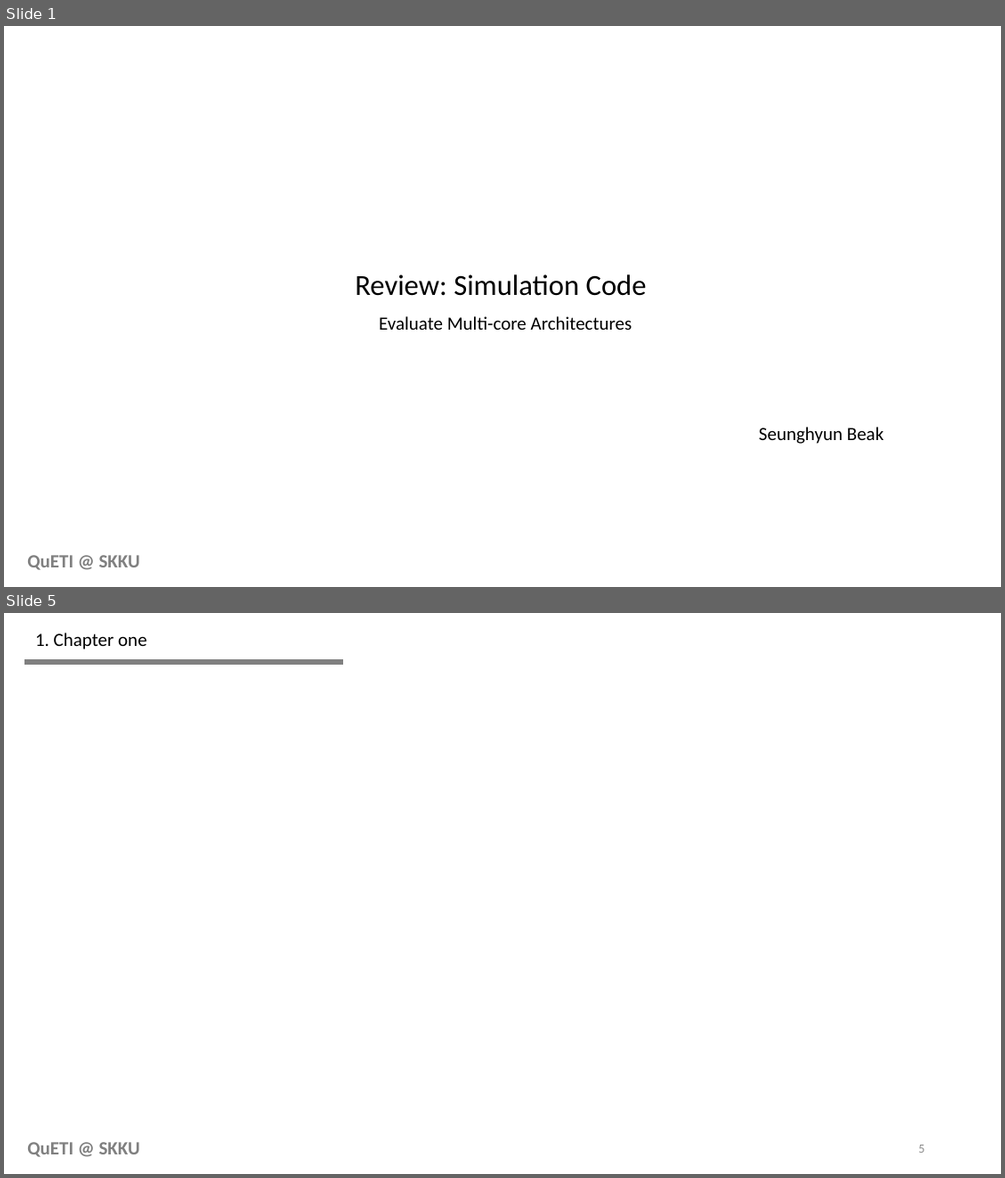
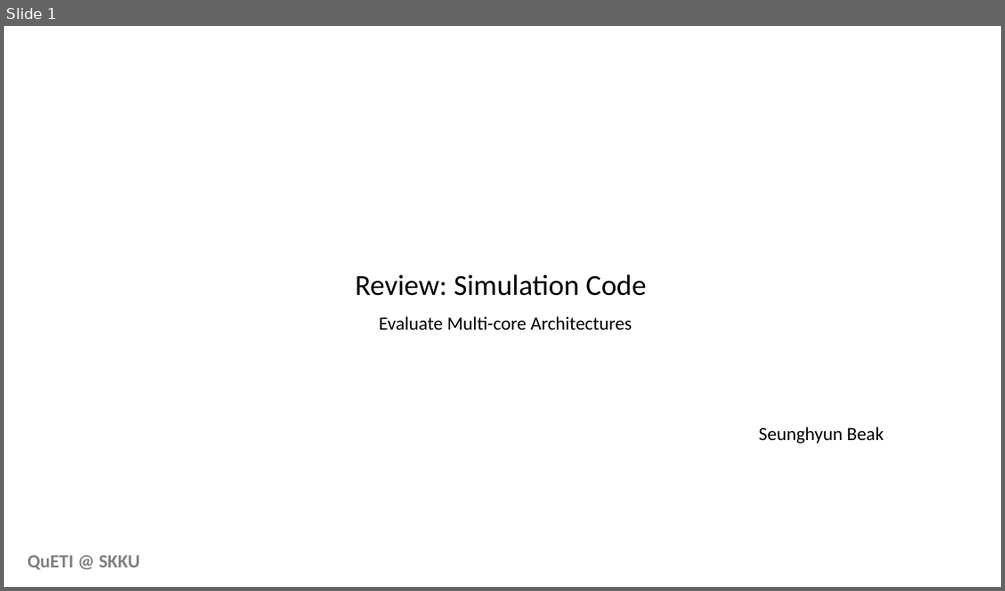
Before and after one commit to Seunghyun100/simulator, a slide deck: Simulation Code Review.pptx. Shown one above the other, each under a label of ours: slides 1 and 5 before the commit, slide 1 after it; the slides between them are not shown. The pictures are 1005x1178 and 1005x591 pixels, drawn with LibreOffice and Linux fonts; fonts in the diff are those of the drawing. Boxes give left, top, right and bottom in pixels: in the first picture for what was removed or moved away, otherwise in the second. Text is boxed around its words. In the diff, an @@ line names an element or a change of style, - is before the commit and + after.

```diff
--- a/Simulation Code Review.pptx
+++ b/Simulation Code Review.pptx
@@ slide 5 removed at bbox=[4, 613, 1001, 1174], background #FFFFFF; not listed: 1 template element that a slide beside it also shows @@
@@ text removed at bbox=[35, 633, 147, 649] @@
-1. Chapter one
@@ line removed from (25, 662) to (343, 662) @@
@@ page number removed at bbox=[918, 1144, 924, 1152] @@
-5
```
Also in this commit, not shown: 1 slide changed, 6 slides added, 2 other slides removed, 11 other files.
